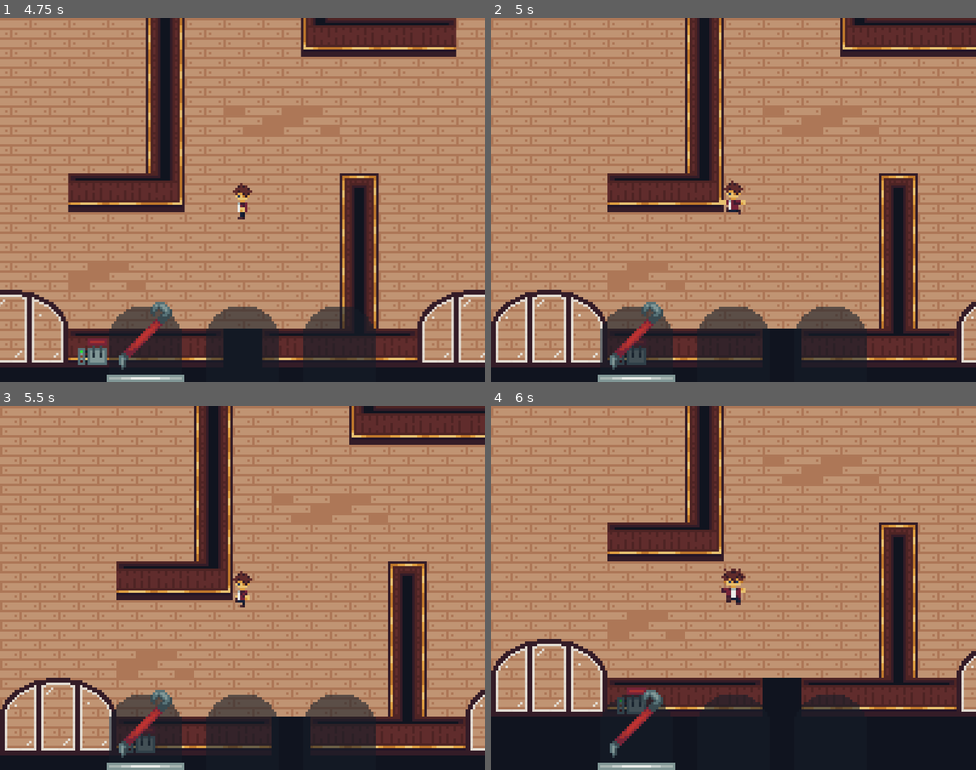
Above: before the commit, frames 1-4 (two rows, left to right).
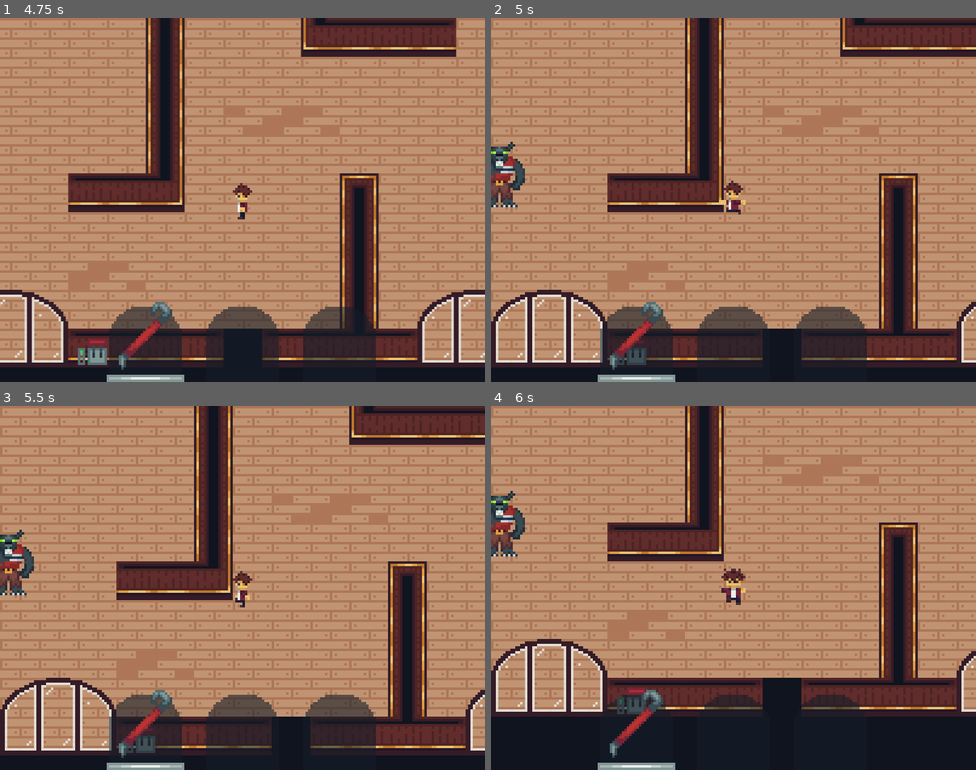
Above: after the commit, the same moments.

Repository: Portalyst/afraid-of-wolves
Game: Godot game, scene res://scenes/level.tscn
Two runs of this game, one before a commit and one after it. Both use one fixed random seed, a clock stepped at 60 frames per second and the inputs below.
Inputs (mouse positions are in pixels of both pictures, inside the frame that each line leads up to):
- Up to frame 1 (4.75 s): click (145, 341) at 0.52 s; hold D (right) 1.28-2.03 s; hold Shift (run) 1.28-2.03 s; hold S (down) 2.03-2.78 s; tap Space (use) at 2.1, 3.6 s; tap Enter at 2.75 s; hold D (right) 2.78-3.53 s; hold Shift (run) 2.78-3.53 s; hold W (up) 3.53-4.28 s; hold A (left) from 4.28 s (still down); hold Shift (run) from 4.28 s (still down)
- Up to frame 2 (5 s): keep holding A (left); keep holding Shift (run)
- Up to frame 3 (5.5 s): keep holding A (left); release Shift (run) at 5.03 s; tap Space (use) at 5.1 s
- Up to frame 4 (6 s): release A (left) at 5.78 s; hold S (down) from 5.78 s (still down); hold Shift (run) from 5.78 s (still down)

Frame 1 is identical in both runs. In frame 2, 0.9% of the frame differs, in the area x 0-7%, y 34-52%; in frame 3, 0.9%; in frame 4, 0.9%.

Commit message:
lenny sheet

Diff:
--- a/scenes/level.tscn
+++ b/scenes/level.tscn
@@ -4,8 +4,9 @@
 [ext_resource type="Texture2D" uid="uid://b5py6jbx7glt1" path="res://sprites/tilemap.png" id="2_w7c3h"]
 [ext_resource type="PackedScene" uid="uid://d3bi08tfs43wa" path="res://scenes/window.tscn" id="3_w8frs"]
 [ext_resource type="PackedScene" uid="uid://blyioqwiwqdhv" path="res://scenes/john.tscn" id="4_mx8sn"]
-[ext_resource type="PackedScene" uid="uid://e2ftdui8oqqh" path="res://scenes/grass.tscn" id="5_ppgk2"]
 [ext_resource type="PackedScene" uid="uid://w84ufaxlctjb" path="res://scenes/leveler.tscn" id="6_2r41h"]
+[ext_resource type="Texture2D" uid="uid://doa871nkr42ud" path="res://sprites/john/Sprite-0003.png" id="7_b121j"]
+[ext_resource type="Texture2D" uid="uid://bbethmeiqbfsg" path="res://sprites/wolves/lenny/sheet.png" id="7_klq6b"]
 
 [sub_resource type="TileSetAtlasSource" id="TileSetAtlasSource_w8frs"]
 texture = ExtResource("2_w7c3h")
@@ -148,7 +149,9 @@
 6:2/0/physics_layer_0/polygon_0/points = PackedVector2Array(-8, -8, 8, -8, 8, 8, -8, 8)
 4:0/0 = 0
 6:3/0 = 0
+6:3/0/physics_layer_0/polygon_0/points = PackedVector2Array(-8, -8, 8, -8, 8, 8, -8, 8)
 6:4/0 = 0
+6:4/0/physics_layer_0/polygon_0/points = PackedVector2Array(-8, -8, 8, -8, 8, 8, -8, 8)
 5:0/0 = 0
 6:0/0 = 0
 6:5/0 = 0
@@ -172,6 +175,16 @@
 [node name="John" parent="." unique_id=1620480787 instance=ExtResource("4_mx8sn")]
 position = Vector2(139, 19)
 
+[node name="Sheet" type="Sprite2D" parent="." unique_id=2039668783]
+position = Vector2(20, -18)
+texture = ExtResource("7_klq6b")
+
+[node name="Sprite0003" type="Sprite2D" parent="." unique_id=1614628088]
+self_modulate = Color(1, 1, 1, 0.9137255)
+position = Vector2(-43, -24)
+scale = Vector2(5.375, 3)
+texture = ExtResource("7_b121j")
+
 [node name="leveler" parent="." unique_id=522787959 instance=ExtResource("6_2r41h")]
 position = Vector2(104, -199)
 
@@ -210,312 +223,6 @@
 rotation = 1.5707964
 type = 2
 
-[node name="grass22" parent="." unique_id=1598571424 instance=ExtResource("5_ppgk2")]
-position = Vector2(-21, -44)
-
-[node name="grass25" parent="." unique_id=1484352112 instance=ExtResource("5_ppgk2")]
-position = Vector2(-35, -44)
-
-[node name="grass26" parent="." unique_id=1164499944 instance=ExtResource("5_ppgk2")]
-position = Vector2(-39, -44)
-
-[node name="grass29" parent="." unique_id=1470924265 instance=ExtResource("5_ppgk2")]
-position = Vector2(-52, -44)
-
-[node name="grass35" parent="." unique_id=1664577148 instance=ExtResource("5_ppgk2")]
-position = Vector2(-35, -40)
-
-[node name="grass42" parent="." unique_id=1825345042 instance=ExtResource("5_ppgk2")]
-position = Vector2(-21, -36)
-
-[node name="grass43" parent="." unique_id=1423247003 instance=ExtResource("5_ppgk2")]
-position = Vector2(-26, -36)
-
-[node name="grass44" parent="." unique_id=1403723911 instance=ExtResource("5_ppgk2")]
-position = Vector2(-30, -36)
-
-[node name="grass46" parent="." unique_id=462600603 instance=ExtResource("5_ppgk2")]
-position = Vector2(-39, -36)
-
-[node name="grass47" parent="." unique_id=1760608798 instance=ExtResource("5_ppgk2")]
-position = Vector2(-44, -36)
-
-[node name="grass49" parent="." unique_id=2109440065 instance=ExtResource("5_ppgk2")]
-position = Vector2(-52, -36)
-
-[node name="grass50" parent="." unique_id=1258960382 instance=ExtResource("5_ppgk2")]
-position = Vector2(-56, -36)
-
-[node name="grass51" parent="." unique_id=437831673 instance=ExtResource("5_ppgk2")]
-position = Vector2(-60, -36)
-
-[node name="grass52" parent="." unique_id=910024613 instance=ExtResource("5_ppgk2")]
-position = Vector2(-21, -32)
-
-[node name="grass53" parent="." unique_id=2132762706 instance=ExtResource("5_ppgk2")]
-position = Vector2(-26, -32)
-
-[node name="grass54" parent="." unique_id=2036674506 instance=ExtResource("5_ppgk2")]
-position = Vector2(-30, -32)
-
-[node name="grass55" parent="." unique_id=919759665 instance=ExtResource("5_ppgk2")]
-position = Vector2(-35, -32)
-
-[node name="grass56" parent="." unique_id=539235683 instance=ExtResource("5_ppgk2")]
-position = Vector2(-39, -32)
-
-[node name="grass57" parent="." unique_id=383085135 instance=ExtResource("5_ppgk2")]
-position = Vector2(-44, -32)
-
-[node name="grass58" parent="." unique_id=1088691858 instance=ExtResource("5_ppgk2")]
-position = Vector2(-48, -32)
-
-[node name="grass59" parent="." unique_id=1674195217 instance=ExtResource("5_ppgk2")]
-position = Vector2(-52, -32)
-
-[node name="grass62" parent="." unique_id=1731057582 instance=ExtResource("5_ppgk2")]
-position = Vector2(-21, -28)
-
-[node name="grass63" parent="." unique_id=1259668521 instance=ExtResource("5_ppgk2")]
-position = Vector2(-26, -28)
-
-[node name="grass64" parent="." unique_id=560908550 instance=ExtResource("5_ppgk2")]
-position = Vector2(-30, -28)
-
-[node name="grass65" parent="." unique_id=1396967798 instance=ExtResource("5_ppgk2")]
-position = Vector2(-35, -28)
-
-[node name="grass66" parent="." unique_id=2082298076 instance=ExtResource("5_ppgk2")]
-position = Vector2(-39, -28)
-
-[node name="grass67" parent="." unique_id=1132616717 instance=ExtResource("5_ppgk2")]
-position = Vector2(-44, -28)
-
-[node name="grass68" parent="." unique_id=1452518657 instance=ExtResource("5_ppgk2")]
-position = Vector2(-48, -28)
-
-[node name="grass69" parent="." unique_id=2094790008 instance=ExtResource("5_ppgk2")]
-position = Vector2(-52, -28)
-
-[node name="grass70" parent="." unique_id=6122635 instance=ExtResource("5_ppgk2")]
-position = Vector2(-56, -28)
-
-[node name="grass71" parent="." unique_id=1060167295 instance=ExtResource("5_ppgk2")]
-position = Vector2(-60, -28)
-
-[node name="grass72" parent="." unique_id=1371943104 instance=ExtResource("5_ppgk2")]
-position = Vector2(-21, -24)
-
-[node name="grass73" parent="." unique_id=1541835105 instance=ExtResource("5_ppgk2")]
-position = Vector2(-26, -24)
-
-[node name="grass74" parent="." unique_id=1669350140 instance=ExtResource("5_ppgk2")]
-position = Vector2(-30, -24)
-
-[node name="grass75" parent="." unique_id=469630383 instance=ExtResource("5_ppgk2")]
-position = Vector2(-35, -24)
-
-[node name="grass76" parent="." unique_id=1481033104 instance=ExtResource("5_ppgk2")]
-position = Vector2(-39, -24)
-
-[node name="grass77" parent="." unique_id=437056022 instance=ExtResource("5_ppgk2")]
-position = Vector2(-44, -24)
-
-[node name="grass78" parent="." unique_id=1784287113 instance=ExtResource("5_ppgk2")]
-position = Vector2(-48, -24)
-
-[node name="grass81" parent="." unique_id=238954501 instance=ExtResource("5_ppgk2")]
-position = Vector2(-60, -24)
-
-[node name="grass82" parent="." unique_id=1975335326 instance=ExtResource("5_ppgk2")]
-position = Vector2(-21, -21)
-
-[node name="grass83" parent="." unique_id=2042403586 instance=ExtResource("5_ppgk2")]
-position = Vector2(-26, -21)
-
-[node name="grass84" parent="." unique_id=2022989106 instance=ExtResource("5_ppgk2")]
-position = Vector2(-30, -21)
-
-[node name="grass85" parent="." unique_id=359942049 instance=ExtResource("5_ppgk2")]
-position = Vector2(-35, -21)
-
-[node name="grass86" parent="." unique_id=2034894224 instance=ExtResource("5_ppgk2")]
-position = Vector2(-39, -21)
-
-[node name="grass87" parent="." unique_id=1025154286 instance=ExtResource("5_ppgk2")]
-position = Vector2(-44, -21)
-
-[node name="grass88" parent="." unique_id=1961972981 instance=ExtResource("5_ppgk2")]
-position = Vector2(-48, -21)
-
-[node name="grass89" parent="." unique_id=1048380441 instance=ExtResource("5_ppgk2")]
-position = Vector2(-52, -21)
-
-[node name="grass92" parent="." unique_id=2019609314 instance=ExtResource("5_ppgk2")]
-position = Vector2(-21, -17)
-
-[node name="grass93" parent="." unique_id=10135033 instance=ExtResource("5_ppgk2")]
-position = Vector2(-26, -17)
-
-[node name="grass94" parent="." unique_id=559858411 instance=ExtResource("5_ppgk2")]
-position = Vector2(-30, -17)
-
-[node name="grass95" parent="." unique_id=978789902 instance=ExtResource("5_ppgk2")]
-position = Vector2(-35, -17)
-
-[node name="grass96" parent="." unique_id=2057151691 instance=ExtResource("5_ppgk2")]
-position = Vector2(-39, -17)
-
-[node name="grass97" parent="." unique_id=125294573 instance=ExtResource("5_ppgk2")]
-position = Vector2(-44, -17)
-
-[node name="grass98" parent="." unique_id=521778190 instance=ExtResource("5_ppgk2")]
-position = Vector2(-48, -17)
-
-[node name="grass99" parent="." unique_id=589981339 instance=ExtResource("5_ppgk2")]
-position = Vector2(-52, -17)
-
-[node name="grass100" parent="." unique_id=1913207975 instance=ExtResource("5_ppgk2")]
-position = Vector2(-56, -17)
-
-[node name="grass101" parent="." unique_id=1923644864 instance=ExtResource("5_ppgk2")]
-position = Vector2(-60, -17)
-
-[node name="grass102" parent="." unique_id=349223985 instance=ExtResource("5_ppgk2")]
-position = Vector2(-21, -13)
-
-[node name="grass103" parent="." unique_id=873958391 instance=ExtResource("5_ppgk2")]
-position = Vector2(-26, -13)
-
-[node name="grass104" parent="." unique_id=1502507495 instance=ExtResource("5_ppgk2")]
-position = Vector2(-30, -13)
-
-[node name="grass105" parent="." unique_id=636264152 instance=ExtResource("5_ppgk2")]
-position = Vector2(-35, -13)
-
-[node name="grass106" parent="." unique_id=880637091 instance=ExtResource("5_ppgk2")]
-position = Vector2(-39, -13)
-
-[node name="grass107" parent="." unique_id=1455189655 instance=ExtResource("5_ppgk2")]
-position = Vector2(-44, -13)
-
-[node name="grass108" parent="." unique_id=1819163258 instance=ExtResource("5_ppgk2")]
-position = Vector2(-48, -13)
-
-[node name="grass112" parent="." unique_id=861715032 instance=ExtResource("5_ppgk2")]
-position = Vector2(-21, -9)
-
-[node name="grass113" parent="." unique_id=106942262 instance=ExtResource("5_ppgk2")]
-position = Vector2(-26, -9)
-
-[node name="grass114" parent="." unique_id=1944884358 instance=ExtResource("5_ppgk2")]
-position = Vector2(-30, -9)
-
-[node name="grass115" parent="." unique_id=1709526269 instance=ExtResource("5_ppgk2")]
-position = Vector2(-35, -9)
-
-[node name="grass116" parent="." unique_id=566002137 instance=ExtResource("5_ppgk2")]
-position = Vector2(-39, -9)
-
-[node name="grass117" parent="." unique_id=666090343 instance=ExtResource("5_ppgk2")]
-position = Vector2(-44, -9)
-
-[node name="grass118" parent="." unique_id=416320765 instance=ExtResource("5_ppgk2")]
-position = Vector2(-48, -9)
-
-[node name="grass119" parent="." unique_id=323602852 instance=ExtResource("5_ppgk2")]
-position = Vector2(-52, -9)
-
-[node name="grass120" parent="." unique_id=69549421 instance=ExtResource("5_ppgk2")]
-position = Vector2(-56, -9)
-
-[node name="grass122" parent="." unique_id=1138605213 instance=ExtResource("5_ppgk2")]
-position = Vector2(-21, -5)
-
-[node name="grass123" parent="." unique_id=1895460239 instance=ExtResource("5_ppgk2")]
-position = Vector2(-26, -5)
-
-[node name="grass124" parent="." unique_id=1944959037 instance=ExtResource("5_ppgk2")]
-position = Vector2(-30, -5)
-
-[node name="grass125" parent="." unique_id=1654493769 instance=ExtResource("5_ppgk2")]
-position = Vector2(-35, -5)
-
-[node name="grass126" parent="." unique_id=941888353 instance=ExtResource("5_ppgk2")]
-position = Vector2(-39, -5)
-
-[node name="grass127" parent="." unique_id=1140257177 instance=ExtResource("5_ppgk2")]
-position = Vector2(-44, -5)
-
-[node name="grass128" parent="." unique_id=1219863592 instance=ExtResource("5_ppgk2")]
-position = Vector2(-48, -5)
-
-[node name="grass130" parent="." unique_id=1904580380 instance=ExtResource("5_ppgk2")]
-position = Vector2(-56, -5)
-
-[node name="grass132" parent="." unique_id=295481733 instance=ExtResource("5_ppgk2")]
-position = Vector2(-21, -1)
-
-[node name="grass133" parent="." unique_id=1173340389 instance=ExtResource("5_ppgk2")]
-position = Vector2(-26, -1)
-
-[node name="grass135" parent="." unique_id=1823265018 instance=ExtResource("5_ppgk2")]
-position = Vector2(-35, -1)
-
-[node name="grass136" parent="." unique_id=403462404 instance=ExtResource("5_ppgk2")]
-position = Vector2(-39, -1)
-
-[node name="grass137" parent="." unique_id=1378236226 instance=ExtResource("5_ppgk2")]
-position = Vector2(-44, -1)
-
-[node name="grass138" parent="." unique_id=767424747 instance=ExtResource("5_ppgk2")]
-position = Vector2(-48, -1)
-
-[node name="grass139" parent="." unique_id=1828702006 instance=ExtResource("5_ppgk2")]
-position = Vector2(-52, -1)
-
-[node name="grass140" parent="." unique_id=604820201 instance=ExtResource("5_ppgk2")]
-position = Vector2(-56, -1)
-
-[node name="grass142" parent="." unique_id=988027191 instance=ExtResource("5_ppgk2")]
-position = Vector2(-21, 3)
-
-[node name="grass143" parent="." unique_id=934725227 instance=ExtResource("5_ppgk2")]
-position = Vector2(-26, 3)
-
-[node name="grass145" parent="." unique_id=1598939167 instance=ExtResource("5_ppgk2")]
-position = Vector2(-35, 3)
-
-[node name="grass146" parent="." unique_id=1598787789 instance=ExtResource("5_ppgk2")]
-position = Vector2(-39, 3)
-
-[node name="grass148" parent="." unique_id=127468301 instance=ExtResource("5_ppgk2")]
-position = Vector2(-48, 3)
-
-[node name="grass149" parent="." unique_id=1743580097 instance=ExtResource("5_ppgk2")]
-position = Vector2(-52, 3)
-
-[node name="grass151" parent="." unique_id=589184379 instance=ExtResource("5_ppgk2")]
-position = Vector2(-60, 3)
-
-[node name="grass152" parent="." unique_id=1530805342 instance=ExtResource("5_ppgk2")]
-position = Vector2(-21, 6)
-
-[node name="grass153" parent="." unique_id=1394591495 instance=ExtResource("5_ppgk2")]
-position = Vector2(-26, 6)
-
-[node name="grass157" parent="." unique_id=1345775161 instance=ExtResource("5_ppgk2")]
-position = Vector2(-44, 6)
-
-[node name="grass158" parent="." unique_id=782214827 instance=ExtResource("5_ppgk2")]
-position = Vector2(-48, 6)
-
-[node name="grass159" parent="." unique_id=2065824866 instance=ExtResource("5_ppgk2")]
-position = Vector2(-52, 6)
-
-[node name="grass161" parent="." unique_id=629954081 instance=ExtResource("5_ppgk2")]
-position = Vector2(-60, 6)
-
 [node name="Window2" parent="." unique_id=851853042 instance=ExtResource("3_w8frs")]
 position = Vector2(-8, -24)
 rotation = -1.5707964
Binary file added: sprites/john/Sprite-0003.png
Not shown, added: sprites/john/Sprite-0003.png.import
Binary file added: sprites/wolves/lenny/sheet.png
Not shown, added: sprites/wolves/lenny/sheet.png.import
Binary file added: sprites/wolves/lenny/sheet1.png
Not shown, added: sprites/wolves/lenny/sheet1.png.import
